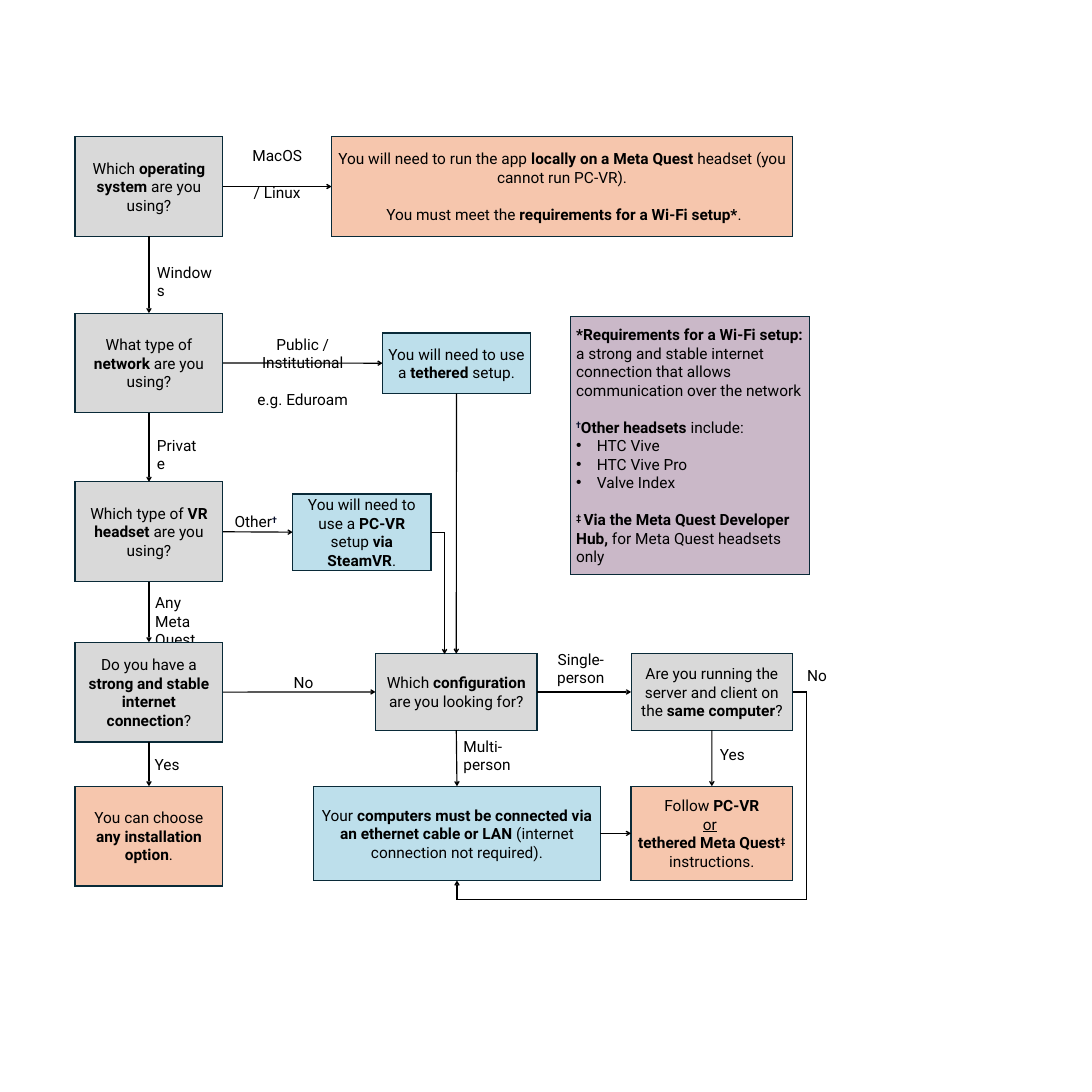
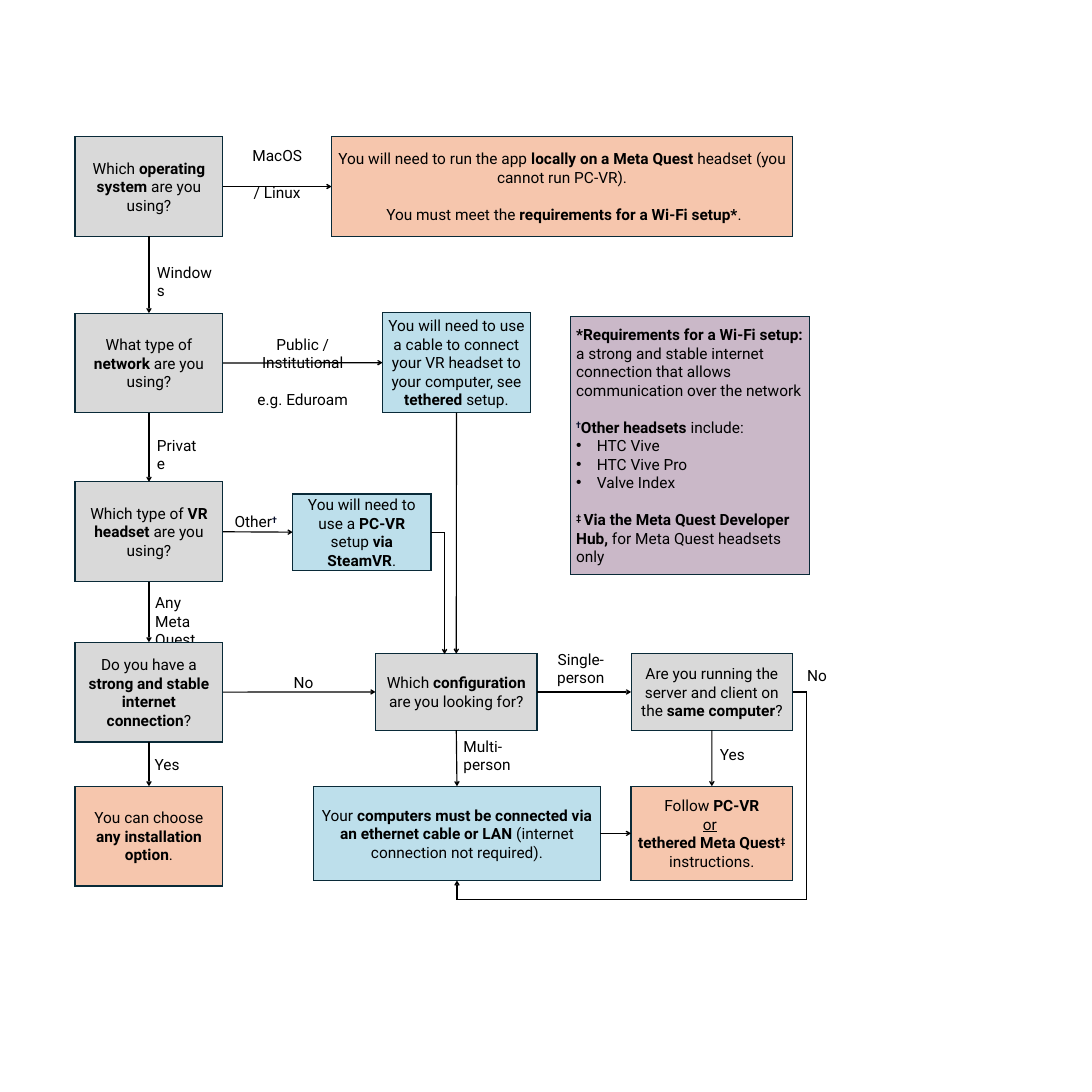
Before and after one commit to IRL2/nanover-docs, a slide deck: slide 1 of source/assets/flow-chart.pptx. Drawn at 1092x1092 pixels with LibreOffice and Linux fonts; fonts in the diff are those of the drawing. Boxes give left, top, right and bottom in pixels: in the first picture for what was removed or moved away, otherwise in the second. Text is boxed around its words. In the diff, an @@ line names an element or a change of style, - is before the commit and + after.

Commit message:
Update NanoVer iMD tutorial page
Update flow diagram - made it smaller, rearranged it and corrected a mistake about the flow for a PC-VR setup with a private network. Rearrange

```diff
--- a/source/assets/flow-chart.pptx
+++ b/source/assets/flow-chart.pptx
@@ rectangle "You will need to use ..." resized from (x1=383, y1=333, x2=530, y2=393) to (x1=383, y1=313, x2=530, y2=413) @@
@@ text in rectangle at (x1=388, y1=319, x2=525, y2=408): text changed @@
-You will need to use a tethered setup.
+You will need to use a cable to connect your VR headset to your computer, see tethered setup.
@@ arrow moved from (456, 393) - (456, 654) to (456, 413) - (456, 654) @@
```
Also in this commit, not shown: 1 slide added, 4 other files.
